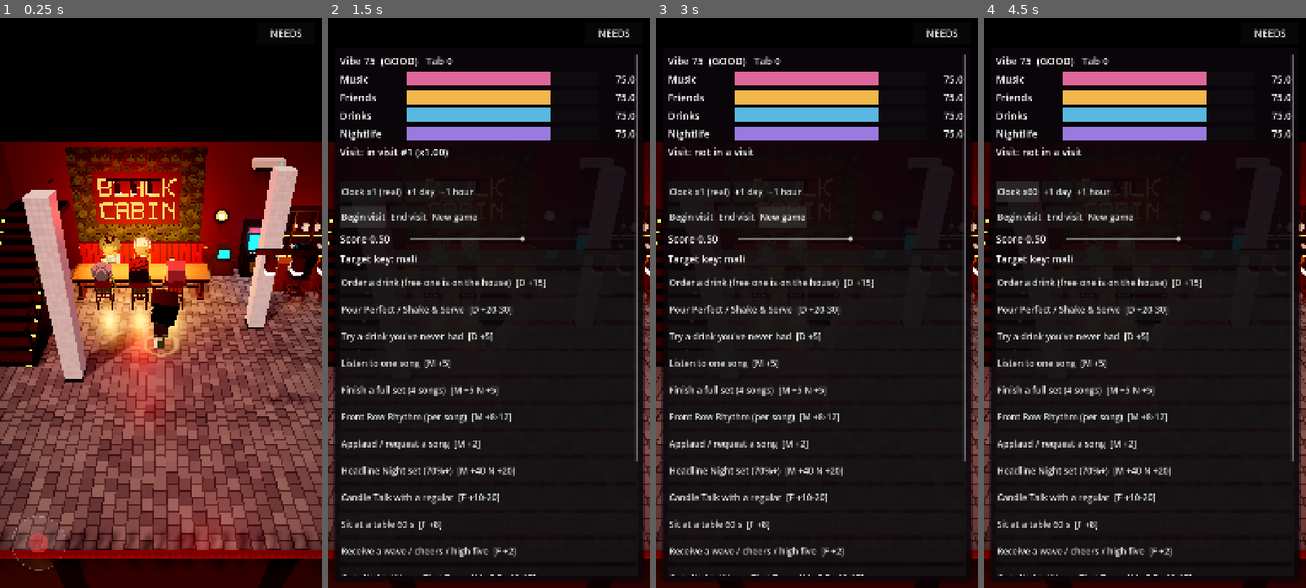
Above: before the commit, frames 1-4 (left to right).
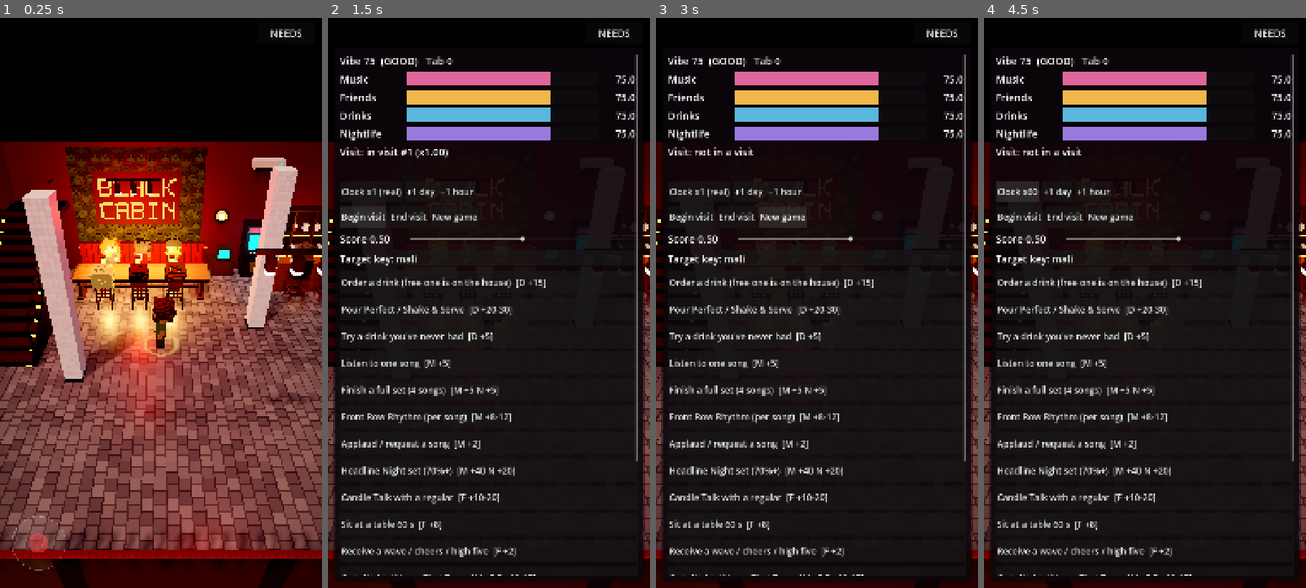
Above: after the commit, the same moments.

Repository: Talos91/bc-tamagotchi
Game: Godot game, scene res://scenes/main.tscn
Same seed, same stepped clock (60 frames per second), same inputs: the game is played once before the commit and once after it.
Inputs:
- Up to frame 1 (0.25 s): no input
- Up to frame 2 (1.5 s): click "NEEDS" at 0.5 s; click "Begin visit" at 1.25 s
- Up to frame 3 (3 s): click "Begin visit" at 2 s; click "New game" at 2.75 s
- Up to frame 4 (4.5 s): click "New game" at 3.5 s; click "Clock x1 (real)" at 4.25 s

The runs differ from the first frame. In frame 1, 2.2% of the frame differs, in the area x 27-99%, y 38-59%; in frame 2, less than 0.1%; in frame 3, less than 0.1%; in frame 4, less than 0.1%.

Commit message:
Characters v2 to renders 05/06: proportions, faces, clothing, elbows and knees, seated/drink/tray/pour/band poses (P1 steps 2-3)
- bc_chars.py: head + hair a third of the height (head 10x9x9 on longer bodies, drawn at 0.75);
  voxel faces (eyes, brows and nose in relief, beards, moustaches); 16 hair styles with clumps on the
  back and crown; collars, lapels, open jackets, rolled sleeves, vests, dresses, fedoras; drinks, tray,
  bottle, electric guitar and bass
- rig adds forearm_L/R and shin_L/R; poses solved by FK/IK in model space (forearms keep drinks upright)
- new clips: sit_drink, sit_talk, sit_hold, sit_applaud, stand_drink, idle_tray, walk_tray, pour,
  play_guitar, play_bass, sing, play_drums; staff and band clips only on their presets
- 42 presets (24 patrons after the 05/06 crowd, server, guest guitarist), GLBs 16 MB total
- venue: seat-aware poses, band plays, server carries the tray, bartender pours on a raised duckboard;
  PatronFigure scales the model itself, shows drinks only when drinking, desyncs loops

Co-Authored-By: Claude Opus 5.5 <noreply@anthropic.com>

Diff:
--- a/game/assets/chars/bc_chars.gd
+++ b/game/assets/chars/bc_chars.gd
@@ -2,7 +2,7 @@
 extends RefCounted
 ## Runtime helpers for the voxel character kit (tools/blender/bc_chars.py, see README.md beside this file).
 ## A character is one glTF scene: Skeleton3D "Skeleton3D" with one MeshInstance3D per part, skinned to the bones
-## root, hips, spine, head, arm_L, arm_R, leg_L, leg_R, plus an AnimationPlayer. Materials are named
+## root, hips, spine, head, arm_L, forearm_L, arm_R, forearm_R, leg_L, shin_L, leg_R, shin_R, plus an AnimationPlayer. Materials are named
 ## <slot>__<Swatch> (skin__Skin4, top__Mustard, hat_bucket__Olive), so recolouring is by name prefix.
 
 const MANIFEST := "res://assets/chars/manifest.json"
--- a/game/scripts/venue_patron_figure.gd
+++ b/game/scripts/venue_patron_figure.gd
@@ -6,12 +6,20 @@
 ##   {"skin": Color, "hair": Color, "top": Color, "bottom": Color, "shoes": Color, "height": 1.3}
 ##                                     -> chibi box placeholder (head cube 40% of the height, art bible §7),
 ##                                        also the fallback when the preset is missing.
-## `play("idle" | "walk" | "sit")` switches pose. Pivot at the feet, front +Z; seated figures expect a 0.45 m seat
-## (the presets' sit pose puts the hips there). Idles breathe and turn the head now and then.
+## `play(name)` switches pose: idle, walk, sit, sit_drink, sit_talk, sit_hold, sit_applaud, stand_drink, cheers,
+## the tipsy set, and per role idle_tray / walk_tray / pour or play_guitar / play_bass / play_drums / sing (see
+## assets/chars/README.md). `look["anims"]` remaps names, e.g. {"walk": "walk_tray"} for the server. Held drinks
+## are shown only in the poses that hold them. Presets are drawn at FIG_SCALE (renders 05/06: 1.2-1.3 m figures);
+## seated poses put the thighs on a seat at SEAT_H * FIG_SCALE above the root, so lower the root by that much
+## below the real seat. Loops start at a random phase so a crowd never moves in step.
 ## To swap placeholders for the final characters, replace this scene; the venue only calls set_look() and play().
 
 const PRESET_DIR := "res://assets/chars/presets/"
 const SEAT_H := 0.45
+const FIG_SCALE := 0.75
+## Prop meshes (accessory ids) that only show in the poses that use them
+const DRINKS := ["drink_beer", "drink_mug", "glass_gold", "beer_left"]
+const DRINK_ANIMS := ["sit_drink", "sit_talk", "sit_hold", "stand_drink", "cheers", "pour"]
 
 var look := {}
 var state := "idle"
@@ -20,6 +28,7 @@
 var _model: Node3D
 var _anim: AnimationPlayer
 var _head_mod: HeadTurn
+var _props: Array[Node3D] = []
 # Box placeholder parts
 var _hips: Node3D
 var _head: Node3D
@@ -31,18 +40,16 @@
 var _turn_goal := 0.0
 var _next_turn := 0.0
 
-## Turns the head bone of a preset on top of its animation. Renders 05/06: heads a little smaller than the kit's
-## 12-voxel cube and tipped up so faces read from the high diorama camera.
+## Turns the head bone of a preset on top of its animation, tipped a little chin-up so faces read from the
+## high diorama camera (renders 05/06).
 class HeadTurn extends SkeletonModifier3D:
-	const HEAD_SCALE := 0.86
-	const CHIN_UP := -0.22
+	const CHIN_UP := -0.12
 	var yaw := 0.0
 	var bone := -1
 	func _process_modification() -> void:
 		var sk := get_skeleton()
 		if sk and bone >= 0:
 			sk.set_bone_pose_rotation(bone, Quaternion(Vector3.UP, yaw) * Quaternion(Vector3.RIGHT, CHIN_UP) * sk.get_bone_pose_rotation(bone))
-			sk.set_bone_pose_scale(bone, Vector3.ONE * HEAD_SCALE)
 
 func _ready() -> void:
 	_t = randf() * 10.0
@@ -58,6 +65,7 @@
 	_model = null
 	_anim = null
 	_head_mod = null
+	_props.clear()
 	_legs.clear()
 	_arms.clear()
 	var preset: String = d.get("preset", "")
@@ -78,14 +86,26 @@
 		return
 	state = s
 	if _anim:
-		_anim.play(s if _anim.has_animation(s) else "idle", 0.25)
+		var a: String = look.get("anims", {}).get(s, s)
+		if not _anim.has_animation(a):
+			a = s if _anim.has_animation(s) else "idle"
+		_anim.play(a, 0.25)
+		var anim := _anim.get_animation(a)
+		if anim.loop_mode != Animation.LOOP_NONE and a != "walk" and not a.begins_with("walk_"):
+			_anim.seek(randf() * anim.length, true)
+		for p in _props:
+			p.visible = a == "pour" if String(p.name) in ["beer_left", "bottle"] else a in DRINK_ANIMS
 	elif _hips:
 		_pose_boxes(0.0)
 
 func _build_preset(ps: PackedScene) -> void:
 	_model = ps.instantiate()
 	_model.name = "Model"
+	_model.scale = Vector3.ONE * FIG_SCALE
 	add_child(_model)
+	for n in _model.find_children("*", "Node3D", true, false):
+		if String(n.name) in DRINKS or String(n.name) == "bottle":
+			_props.append(n)
 	var found := _model.find_children("*", "AnimationPlayer", true, false)
 	if found.size() > 0:
 		_anim = found[0]
--- a/game/scripts/venue_patrons.gd
+++ b/game/scripts/venue_patrons.gd
@@ -8,20 +8,24 @@
 ## palette-swapped box placeholders otherwise.
 
 const FIGURE := preload("res://scenes/venue/patron_figure.tscn")
-## patron_13..24 are styled after renders 05/06 (big hair, beards, fedoras, red tops) and come first; the older
-## anonymous patrons fill in. patron_06 is the player.
-const PATRON_PRESETS := ["patron_13", "patron_14", "patron_15", "patron_16", "patron_17", "patron_18", "patron_19",
-	"patron_20", "patron_21", "patron_22", "patron_23", "patron_24", "patron_01", "patron_04", "patron_08",
-	"patron_12", "patron_05", "patron_10"]
-## Band spots (pose band_*) -> house band preset and the animation it holds (renders 05/06: drums, guitar, bass, vocal)
-const BAND := {"band_drums": ["boy", "sit"], "band_guitar": ["jules", "idle_warm"], "band_bass": ["pete", "idle_warm"],
-	"band_vocal": ["jo", "idle_merry"]}
+## The 24 anonymous patrons (bc_chars.py PATRONS, styled after the crowd in renders 05/06). patron_06 is the player.
+const PATRON_PRESETS := ["patron_01", "patron_02", "patron_03", "patron_04", "patron_05", "patron_07", "patron_08",
+	"patron_09", "patron_10", "patron_11", "patron_12", "patron_13", "patron_14", "patron_15", "patron_16",
+	"patron_17", "patron_18", "patron_19", "patron_20", "patron_21", "patron_22", "patron_23", "patron_24"]
+## Band spots (pose band_*) -> preset and the animation it plays (renders 05/06: drums, two guitars, bass; Jo sings)
+const BAND := {"band_drums": ["boy", "play_drums"], "band_guitar": ["band_guitar", "play_guitar"],
+	"band_bass": ["pete", "play_bass"], "band_vocal": ["jo", "sing"]}
+## Seated pose by spot: at a table or the bar, forearms on the top with a glass, some chatting; on the drum-stool
+## poufs facing the stage and in lounge chairs, glass held at the chest; now and then the front row applauds.
+const TABLE_POSES := ["sit_drink", "sit_drink", "sit_talk"]
+const FREE_POSES := ["sit_hold", "sit_hold", "sit_applaud"]
 const SEAT_ZONES := ["Tables", "Bar", "CommunalTable", "Lounge"]
 const WALK_SPEED := 1.1
 const SERVER_START := Vector3(16.0, 0, 5.6)
-## Presets are 1.45-1.75 m; the renders' chibi patrons stand 1.2 m (docs/art/parity-measurements.md), so every
-## figure is drawn at this scale and lowered so its hips still land on the seat.
-const FIG_SCALE := 0.8
+## PatronFigure draws presets at its FIG_SCALE; seated figures are lowered so their thighs land on the seat.
+const FIG_SCALE := PatronFigure.FIG_SCALE
+## The bartender stands on the raised duckboard behind the counter (05/06 show them chest-up over the 1.1 m bar)
+const BARTENDER_LIFT := 0.3
 
 # Placeholder palette (art bible §3 and §7 wardrobe; reds avoided for tops so figures read against the room)
 const SKINS := ["f0d2b6", "e4ba96", "d2a07a", "bc8860", "a06e4a", "845636", "6a432c", "4e3022"]
@@ -71,7 +75,7 @@
 			chosen.append(s)
 	var n := 0
 	for s in chosen:
-		var f := _spawn(presets[n % presets.size()], "Patron%d_%s" % [n, s.name])
+		var f := _spawn(presets[n % presets.size()], "Patron%d_%s" % [n, s.name], {"sit": _seat_pose(s)})
 		f.position = s.position + Vector3(0, float(s.get_meta("seat_h", PatronFigure.SEAT_H)) - PatronFigure.SEAT_H * FIG_SCALE, 0)
 		f.rotation.y = s.rotation.y
 		f.play("sit")
@@ -79,16 +83,17 @@
 	for s in band:
 		var b: Array = BAND[s.get_meta("pose")]
 		var f := _spawn(b[0], "Band_" + str(b[0]))
-		f.position = s.position + Vector3(0, float(s.get_meta("seat_h", 0.0)) - (PatronFigure.SEAT_H * FIG_SCALE if b[1] == "sit" else 0.0), 0)
+		f.position = s.position + Vector3(0, float(s.get_meta("seat_h", 0.0)) - (PatronFigure.SEAT_H * FIG_SCALE if b[1] == "play_drums" else 0.0), 0)
 		f.rotation.y = s.rotation.y
 		f.play(b[1])
 	if staff:
-		_bartender = _spawn("nam", "Bartender")
-		_bartender.position = staff.position
+		_bartender = _spawn("nam", "Bartender", {"idle": "pour"})
+		_bartender.position = staff.position + Vector3(0, BARTENDER_LIFT, 0)
 		_bartender.rotation.y = staff.rotation.y
 		_bartender.set_meta("pace", 0.0)
 	for i in mini(wanderer_count, _wander_points.size()):
-		var f := _spawn("server" if i == 0 else presets[n % presets.size()], "Server" if i == 0 else "Wanderer%d" % i)
+		var f := _spawn("server" if i == 0 else presets[n % presets.size()], "Server" if i == 0 else "Wanderer%d" % i,
+			{"walk": "walk_tray", "idle": "idle_tray"} if i == 0 else {})
 		f.position = _wander_points[(i * 2) % _wander_points.size()]
 		if i == 0:   # the server starts in the aisle with the tray (renders 05/06)
 			for wp in _wander_points:
@@ -104,7 +109,13 @@
 		a[i] = a[j]
 		a[j] = t
 
-func _spawn(preset: String, nm: String) -> PatronFigure:
+func _seat_pose(s: Node3D) -> String:
+	var nm := String(s.name)
+	if nm.begins_with("Tables_DrumStool") or nm.begins_with("Lounge_Chair") or nm.begins_with("Lounge_Banquette"):
+		return FREE_POSES[_rng.randi() % FREE_POSES.size()]
+	return TABLE_POSES[_rng.randi() % TABLE_POSES.size()]
+
+func _spawn(preset: String, nm: String, anims := {}) -> PatronFigure:
 	var f: PatronFigure = FIGURE.instantiate()
 	f.name = nm
 	f.look = {
@@ -115,8 +126,8 @@
 		"bottom": Color(BOTTOMS[_rng.randi() % BOTTOMS.size()]),
 		"shoes": Color("d9c9a6") if _rng.randf() < 0.5 else Color("221110"),
 		"height": _rng.randf_range(1.2, 1.4),
+		"anims": anims,
 	}
-	f.scale = Vector3.ONE * FIG_SCALE
 	add_child(f)
 	figures.append(f)
 	return f
Not shown, changed: game/assets/chars/manifest.json
Binary file changed: game/assets/chars/parts/parts_broad.glb
Binary file changed: game/assets/chars/parts/parts_petite.glb
Binary file changed: game/assets/chars/parts/parts_regular.glb
Binary file added: game/assets/chars/presets/band_guitar.glb
Binary file changed: game/assets/chars/presets/big.glb
Binary file changed: game/assets/chars/presets/bow.glb
Binary file changed: game/assets/chars/presets/boy.glb
Binary file changed: game/assets/chars/presets/dougie.glb
Binary file changed: game/assets/chars/presets/fern.glb
Binary file changed: game/assets/chars/presets/golf.glb
Binary file changed: game/assets/chars/presets/hiro.glb
(and 36 more such lines)
